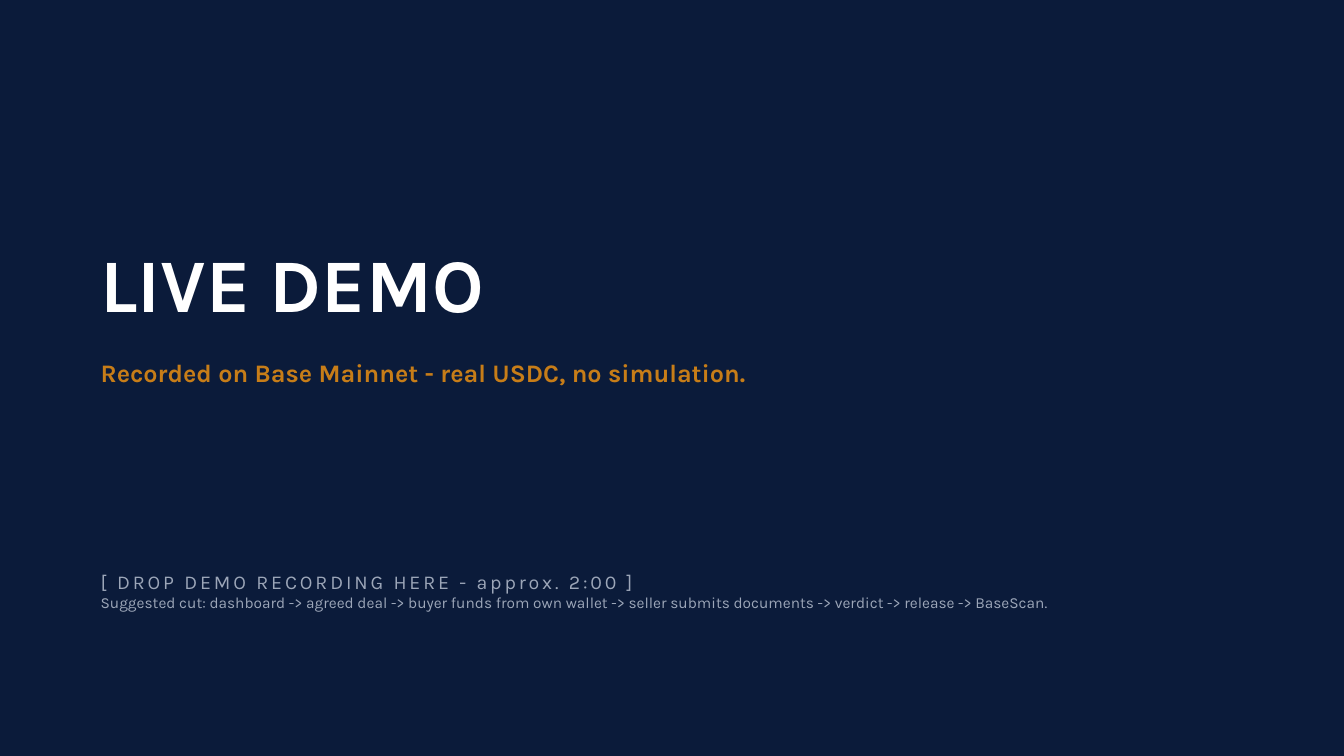
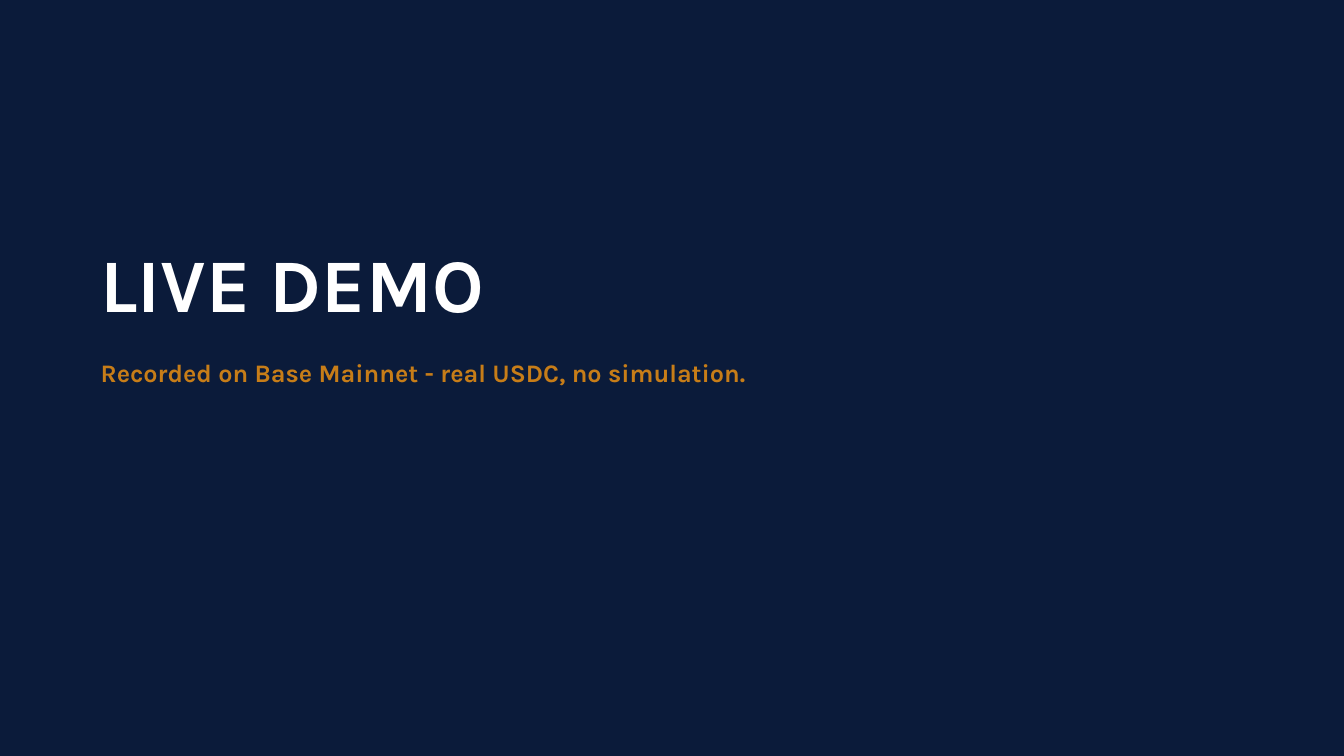
Before and after one commit to nchengg/BlockMed, a slide deck: slide 4 of docs/PDFs For Submission/Main-Presentation-Aug-14.pptx. Drawn at 1344x756 pixels with LibreOffice and Linux fonts; fonts in the diff are those of the drawing. Boxes give left, top, right and bottom in pixels: in the first picture for what was removed or moved away, otherwise in the second. Text is boxed around its words. In the diff, an @@ line names an element or a change of style, - is before the commit and + after.

```diff
--- a/docs/PDFs For Submission/Main-Presentation-Aug-14.pptx
+++ b/docs/PDFs For Submission/Main-Presentation-Aug-14.pptx
@@ text removed at (101,576,1047,612) @@
-[ DROP DEMO RECORDING HERE - approx. 2:00 ]
-Suggested cut: dashboard -> agreed deal -> buyer funds from own wallet -> seller submits documents -> verdict -> release -> BaseScan.
```
Also in this commit, not shown: 3 other files.
